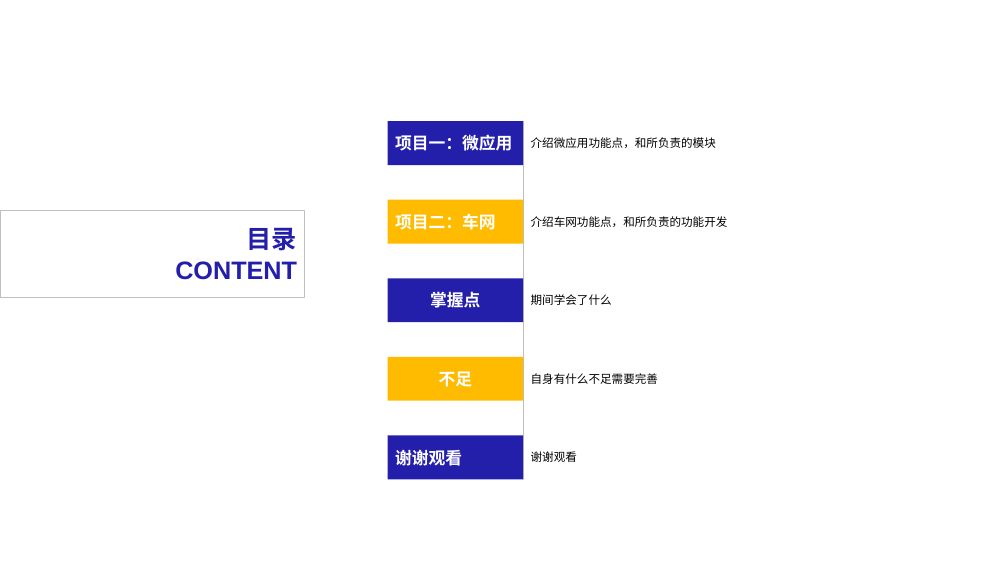
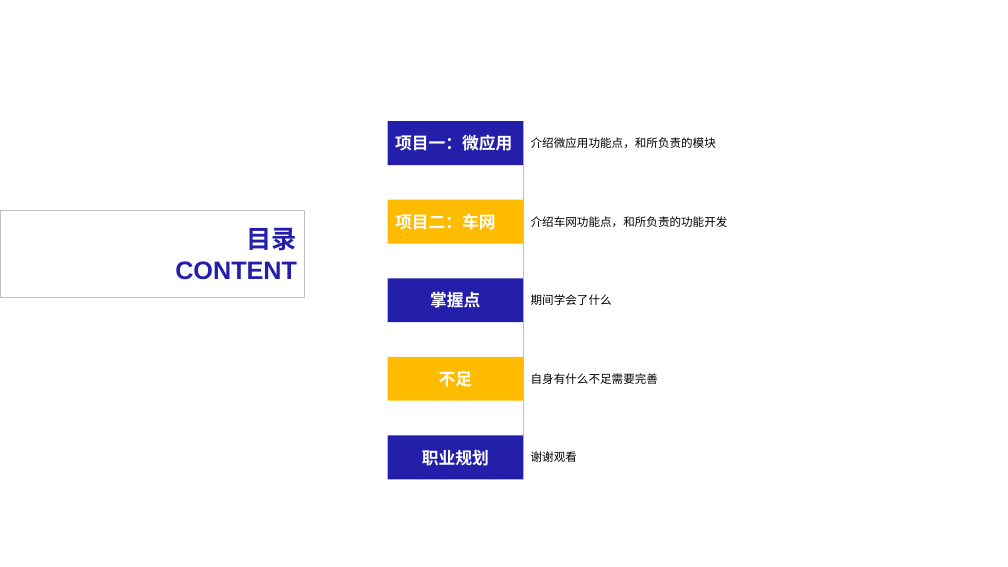
Before and after one commit to czx-dev/note, a slide deck: slide 2 of 陈仲贤述职答辩.pptx. Drawn at 1008x567 pixels with LibreOffice and Linux fonts; fonts in the diff are those of the drawing. Boxes give left, top, right and bottom in pixels: in the first picture for what was removed or moved away, otherwise in the second. Text is boxed around its words. In the diff, an @@ line names an element or a change of style, - is before the commit and + after.

```diff
--- a/陈仲贤述职答辩.pptx
+++ b/陈仲贤述职答辩.pptx
@@ text in rectangle at [422, 450, 489, 466]: text changed @@
-谢谢观看
+职业规划
```
Also in this commit, not shown: 5 other slides changed, 5 slides added, 24 slides removed.
